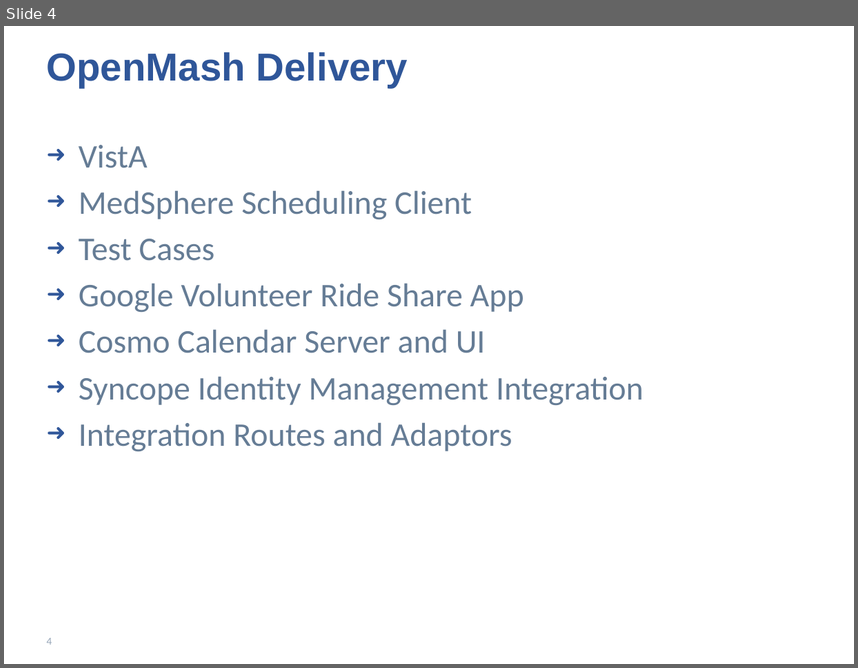
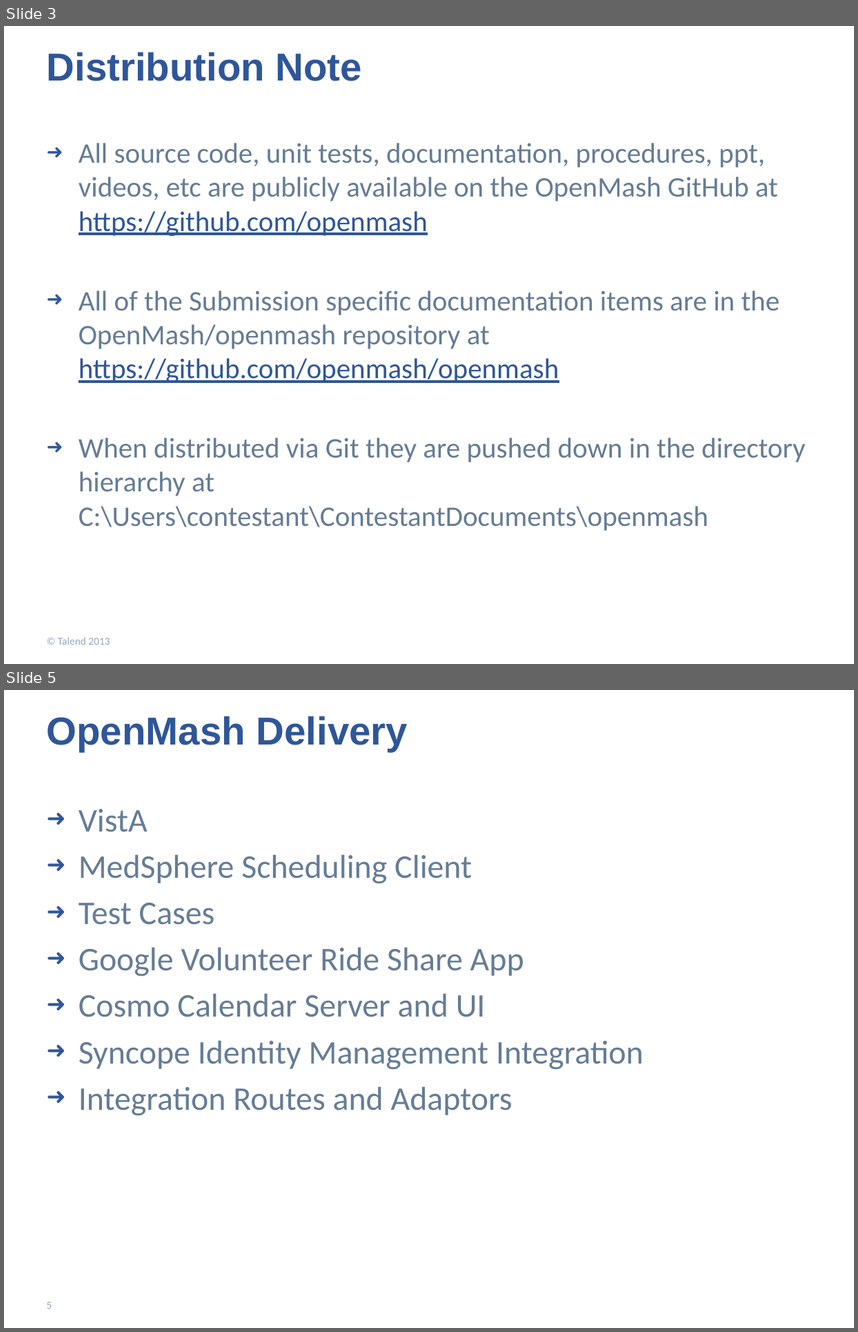
Before and after one commit to openmash/openmash, a slide deck: om_00_Final Checklist.pptx. Shown one above the other, each under a label of ours: slide 4 before the commit, slides 3 and 5 after it; the slides between them are not shown. The pictures are 858x668 and 858x1332 pixels, drawn with LibreOffice and Linux fonts; fonts in the diff are those of the drawing; background and template pictures are left out. Boxes give left, top, right and bottom in pixels: in the first picture for what was removed or moved away, otherwise in the second. Text is boxed around its words. In the diff, an @@ line names an element or a change of style, - is before the commit and + after.

```diff
--- a/om_00_Final Checklist.pptx
+++ b/om_00_Final Checklist.pptx
@@ slide 3 added at (4,26,854,664), background picture (left out) @@
@@ title added at (47,52,362,81), 33 pt, text #2F5699, bold @@
+Distribution Note
@@ text added at (79,143,806,530), 24 pt, text #657C95 @@
+➜ All source code, unit tests, documentation, procedures, ppt, videos, etc are publicly available on the OpenMash GitHub at https://github.com/openmash
+➜ All of the Submission specific documentation items are in the OpenMash/openmash repository at
+  https://github.com/openmash/openmash
+➜ When distributed via Git they are pushed down in the directory hierarchy at
+  C:\Users\contestant\ContestantDocuments\openmash
@@ text added at (58,637,110,644), 9 pt, text #96A6B8 @@
+© Talend 2013
@@ what was slide 4 is now slide 5 @@
@@ page number at (47,1301,52,1308): text changed @@
-4
+5
```
Also in this commit, not shown: 1 slide changed, 2 other files.
